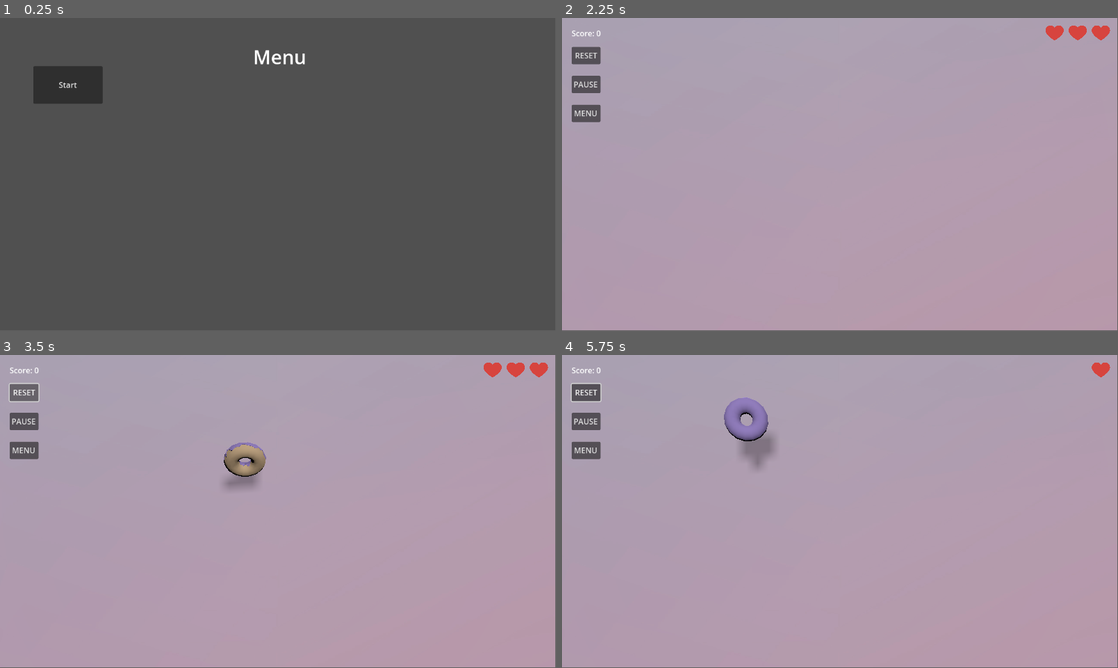
Above: before the commit, frames 1-4 (two rows, left to right).
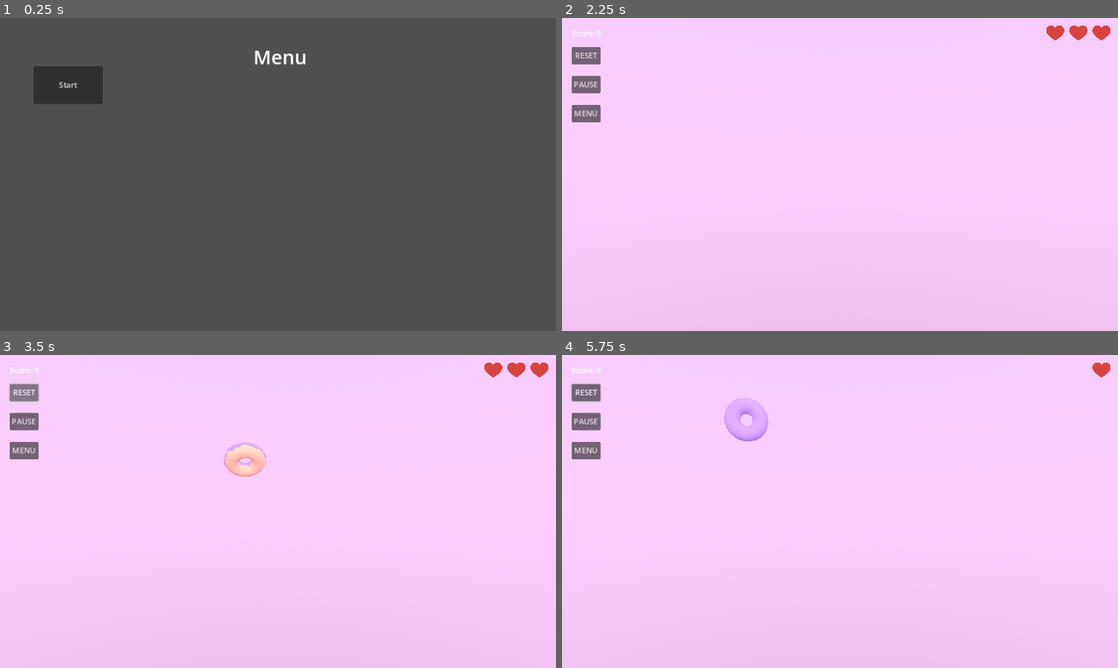
Above: after the commit, the same moments.

Repository: gugdun/donuts
Game: Godot game, scene res://scenes/game.tscn
Same seed, same stepped clock (60 frames per second), same inputs: the game is played once before the commit and once after it.
Inputs (mouse positions are in pixels of both pictures, inside the frame that each line leads up to):
- Up to frame 1 (0.25 s): no input
- Up to frame 2 (2.25 s): click "Start" at 0.5 s; click "MENU" at 1.25 s; click "Start" at 2 s
- Up to frame 3 (3.5 s): click "RESET" at 2.75 s
- Up to frame 4 (5.75 s): move the mouse to (962, 495) at 3.52 s; click (962, 495) at 3.67 s; move the mouse to (728, 527) at 4.27 s; click (728, 527) at 4.42 s; move the mouse to (895, 442) at 5.02 s; click (895, 442) at 5.17 s
In our replay, the window is 799x449 before the commit and 800x450 after it. These sizes can differ from the game's own. Grey fills any space a smaller window leaves; there, only what the larger window draws over its background counts as a difference.

The runs differ from the first frame. In frame 1, 0.1% of the frame differs, in the area x 10-55%, y 10-23%; in frame 2, 99%; in frame 3, 99%; in frame 4, 99%, in the area x 0-100%, y 0-100%.

Commit message:
fix: Trail on low FPS, mobile UI

Diff:
--- a/materials/background.tres
+++ b/materials/background.tres
@@ -1,6 +1,7 @@
 [gd_resource type="StandardMaterial3D" load_steps=2 format=3 uid="uid://uchdk6idmqwl"]
 
-[ext_resource type="Texture2D" uid="uid://vfygw84k8371" path="res://textures/v960-ning-05.jpg" id="1_n8kvv"]
+[ext_resource type="Texture2D" uid="uid://2h6ygp050c3a" path="res://textures/v960-ning-05.png" id="1_eae81"]
 
 [resource]
-albedo_texture = ExtResource("1_n8kvv")
+shading_mode = 2
+albedo_texture = ExtResource("1_eae81")
--- a/project.godot
+++ b/project.godot
@@ -22,7 +22,8 @@
 
 [display]
 
-window/vsync/vsync_mode=0
+window/stretch/mode="canvas_items"
+window/stretch/aspect="expand"
 
 [physics]
 
--- a/scenes/donut.tscn
+++ b/scenes/donut.tscn
@@ -6,9 +6,6 @@
 [ext_resource type="PackedScene" uid="uid://c35pipvpolff" path="res://models/donut_half.glb" id="4_ugwxx"]
 
 [node name="rigidbody" type="RigidBody3D" node_paths=PackedStringArray("donut", "left_half", "right_half")]
-process_thread_group = 2
-process_thread_group_order = 0
-process_thread_messages = 0
 contact_monitor = true
 max_contacts_reported = 5
 script = ExtResource("1_3rdtm")
--- a/scenes/game.tscn
+++ b/scenes/game.tscn
@@ -9,9 +9,21 @@
 [ext_resource type="PackedScene" uid="uid://c68xoboemdf7w" path="res://scenes/donut.tscn" id="6_i0elt"]
 [ext_resource type="PackedScene" uid="uid://bhyqrm80u08wx" path="res://scenes/hp_container.tscn" id="6_n65nv"]
 [ext_resource type="PackedScene" uid="uid://bviyripn8ebbq" path="res://scenes/health_point.tscn" id="7_5yfvh"]
-[ext_resource type="Material" uid="uid://uchdk6idmqwl" path="res://materials/background.tres" id="10_cld21"]
 
-[sub_resource type="PlaneMesh" id="PlaneMesh_l6nch"]
+[sub_resource type="ProceduralSkyMaterial" id="ProceduralSkyMaterial_c6ap1"]
+sky_top_color = Color(0.534663, 0.685574, 0.94765, 1)
+sky_horizon_color = Color(1, 0.807843, 1, 1)
+sky_curve = 4.326
+ground_bottom_color = Color(0.578204, 0.412497, 0.574218, 1)
+ground_horizon_color = Color(1, 0.807843, 1, 1)
+ground_curve = 2.38856
+
+[sub_resource type="Sky" id="Sky_m31dt"]
+sky_material = SubResource("ProceduralSkyMaterial_c6ap1")
+
+[sub_resource type="Environment" id="Environment_k3ono"]
+background_mode = 2
+sky = SubResource("Sky_m31dt")
 
 [node name="game" type="Node3D" node_paths=PackedStringArray("camera", "trail", "score")]
 script = ExtResource("1_ybh72")
@@ -19,6 +31,32 @@
 camera = NodePath("environment/camera")
 trail = NodePath("scene/trail")
 score = NodePath("game_menu/score_label")
+
+[node name="environment" type="Node3D" parent="."]
+
+[node name="sun" type="DirectionalLight3D" parent="environment"]
+transform = Transform3D(0.965926, -0.0669873, 0.25, 0, 0.965926, 0.258819, -0.258819, -0.25, 0.933013, 0, 2, 2)
+light_energy = 0.5
+shadow_opacity = 0.5
+
+[node name="camera" type="Camera3D" parent="environment"]
+transform = Transform3D(1, 0, 0, 0, 1, 0, 0, 0, 1, 0, 0, 1)
+environment = SubResource("Environment_k3ono")
+fov = 60.0
+
+[node name="scene" type="Node3D" parent="."]
+
+[node name="spawner" parent="scene" instance=ExtResource("1_aygvt")]
+transform = Transform3D(1, 0, 0, 0, 1, 0, 0, 0, 1, 0, -1, 0)
+
+[node name="trail" parent="scene" node_paths=PackedStringArray("game") instance=ExtResource("3_nnxak")]
+game = NodePath("../..")
+
+[node name="destroyer" parent="scene" instance=ExtResource("4_pxjyh")]
+transform = Transform3D(1, 0, 0, 0, 1, 0, 0, 0, 1, 0, -1.25, 0)
+
+[node name="shader_precompile" parent="scene" instance=ExtResource("6_i0elt")]
+transform = Transform3D(1, 0, 0, 0, 1, 0, 0, 0, 1, 1, -1, 0)
 
 [node name="game_menu" type="Control" parent="."]
 layout_mode = 3
@@ -117,40 +155,7 @@
 text = "Start"
 script = ExtResource("6_8jga8")
 
-[node name="environment" type="Node3D" parent="."]
-
-[node name="sun" type="DirectionalLight3D" parent="environment"]
-transform = Transform3D(0.965926, -0.0669873, 0.25, 0, 0.965926, 0.258819, -0.258819, -0.25, 0.933013, 0, 2, 2)
-light_energy = 0.5
-light_bake_mode = 0
-shadow_enabled = true
-shadow_opacity = 0.5
-sky_mode = 1
-
-[node name="camera" type="Camera3D" parent="environment"]
-transform = Transform3D(1, 0, 0, 0, 1, 0, 0, 0, 1, 0, 0, 1)
-fov = 60.0
-
-[node name="background" type="MeshInstance3D" parent="environment"]
-transform = Transform3D(5, 0, 0, 0, -4.37114e-08, -2.5, 0, 1, -1.09278e-07, 0, 0, -0.25)
-material_override = ExtResource("10_cld21")
-mesh = SubResource("PlaneMesh_l6nch")
-skeleton = NodePath("../..")
-
-[node name="scene" type="Node3D" parent="."]
-
-[node name="spawner" parent="scene" instance=ExtResource("1_aygvt")]
-transform = Transform3D(1, 0, 0, 0, 1, 0, 0, 0, 1, 0, -1, 0)
-
-[node name="trail" parent="scene" node_paths=PackedStringArray("game") instance=ExtResource("3_nnxak")]
-game = NodePath("../..")
-
-[node name="destroyer" parent="scene" instance=ExtResource("4_pxjyh")]
-transform = Transform3D(1, 0, 0, 0, 1, 0, 0, 0, 1, 0, -1.25, 0)
-
-[node name="shader_precompile" parent="scene" instance=ExtResource("6_i0elt")]
-transform = Transform3D(1, 0, 0, 0, 1, 0, 0, 0, 1, 1, -1, 0)
-
+[connection signal="donut_destroyed" from="scene/destroyer" to="game_menu/hp_container" method="decrease_health"]
 [connection signal="pressed" from="game_menu/reset_button" to="." method="_start_game"]
 [connection signal="pressed" from="game_menu/reset_button" to="game_menu/score_label" method="reset"]
 [connection signal="pressed" from="game_menu/reset_button" to="game_menu/hp_container" method="setup_health_points"]
@@ -162,4 +167,3 @@
 [connection signal="pressed" from="main_menu/start_button" to="." method="_start_game"]
 [connection signal="pressed" from="main_menu/start_button" to="game_menu/hp_container" method="setup_health_points"]
 [connection signal="pressed" from="main_menu/start_button" to="game_menu/pause_button" method="set_disabled" binds= [false]]
-[connection signal="donut_destroyed" from="scene/destroyer" to="game_menu/hp_container" method="decrease_health"]
--- a/scripts/game.gd
+++ b/scripts/game.gd
@@ -19,7 +19,7 @@
 	if timeout >= pop_timeout and !points.is_empty():
 		points.pop_front()
 		timeout = 0
-		trail.update(points, pressed)
+	trail.update(points, pressed)
 
 
 func _input(event: InputEvent) -> void:
@@ -33,7 +33,7 @@
 	elif pressed and event is InputEventMouseMotion:
 		var projected: Vector3 = camera.project_position(event.position, 1)
 		points.append(projected)
-	if points.size() > max_points:
+		if points.size() > max_points:
 			points.pop_front()
 
 func _start_game() -> void:
Not shown, changed: export_presets.cfg
Not shown: 1 places in scenes/game.tscn that only renumber resources
Binary file changed: textures/trail_default.png
Binary file removed: textures/v960-ning-05.jpg
Not shown, removed: textures/v960-ning-05.jpg.import
